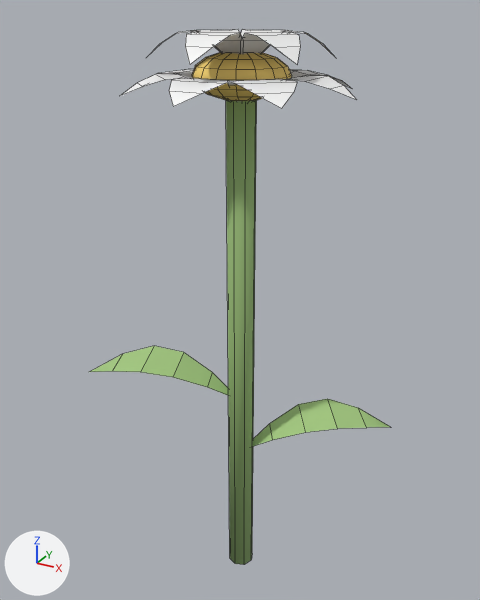
One commit to the Blender file assets/game-assets/GardenFlower.blend: the scene before it, then after it.
The view is the same before and after, from a 50 mm lens placed at (0.228, -0.417, 0.47), pointed at (-0.008, 0.013, 0.255). Lighting does not change. The marker at lower left points along +X, +Y and +Z. The first picture is the older version. Mesh edges are drawn as thin lines.

Names of what the first picture shows: 'GardenFlower_Center', 'GardenFlower_Leaves', 'GardenFlower_Petals', 'GardenFlower_Stem'.
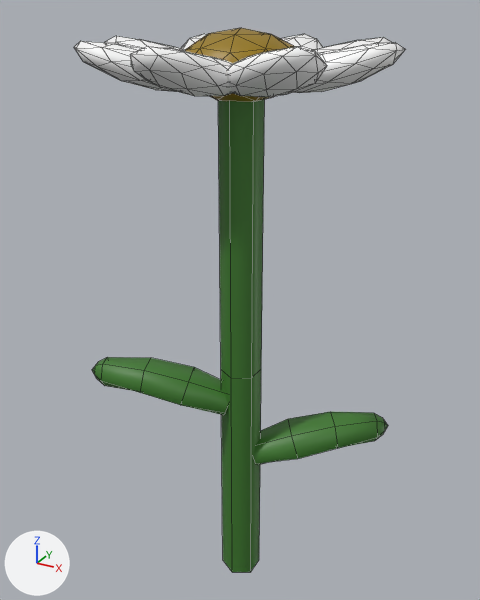
Pixel boxes [x1, y1, x2, y2] of what changed, in the pictures (480 x 600 px; the box of a moved part takes in the faces that stretch with it):
'GardenFlower_Stem', recoloured, reshaped (50% wider): before [226, 100, 257, 565]; after [218, 99, 265, 572]
'GardenFlower_Petals', reshaped (40% wider, 20% shorter): before [121, 29, 357, 108]; after [74, 34, 405, 97]
'GardenFlower_Leaves', recoloured, reshaped (8% taller): before [90, 346, 390, 446]; after [92, 357, 388, 465]
'GardenFlower_Center', recoloured, reshaped: before [192, 53, 291, 101]; after [185, 28, 294, 102]
part 2 of me_gardenflower_leaves_mesh, rebuilt (12% taller): before [253, 399, 390, 446]; after [253, 412, 388, 465]
part 3 of me_gardenflower_leaves_mesh, rebuilt: before [90, 346, 228, 395]; after [92, 357, 228, 415]
part 5 of me_gardenflower_petals_mesh, moved or reshaped: before [121, 29, 357, 108]; after [74, 34, 405, 97]

Edits to the bpy script that builds the scene:
```text
Change mat_material_gardenflower_stem:
    mat_material_gardenflower_stem.base_color: (0.31, 0.49, 0.18) -> (0.0483, 0.195, 0.0257)  # green #97ba76 -> dark green #3e7a2c
Change mat_material_gardenflower_leaf:
    mat_material_gardenflower_leaf.base_color: (0.38, 0.6, 0.22) -> (0.0483, 0.195, 0.0257)  # green #a6cb81 -> dark green #3e7a2c
Change mat_material_gardenflower_center:
    mat_material_gardenflower_center.base_color: (0.95, 0.67, 0.16) -> (0.302, 0.186, 0.0)  # yellow #f9d66f -> yellow #957700
Change me_gardenflower_stem_mesh:
    used by ob_gardenflower_stem; location = (0.0, 0.0, 0.21)
    remove me_gardenflower_stem_mesh.from_pydata(...)  # 16 vertices, 10 faces; spans x -0.011..0.011, y -0.011..0.011, z -0.21..0.21
    add me_gardenflower_stem_mesh.from_pydata(...)  # 18 vertices, 12 faces; spans x -0.015..0.015, y -0.017..0.017, z -0.215..0.208
    me_gardenflower_stem_mesh part 1: the whole mesh is rebuilt
Change me_gardenflower_leaves_mesh:
    used by ob_gardenflower_leaves; location = (0.0, 0.0, 0.0)
    remove me_gardenflower_leaves_mesh.from_pydata(...)  # 24 vertices, 10 faces; spans x -0.121..0.11, y -0.052..0.07, z 0.12..0.205
    add me_gardenflower_leaves_mesh.from_pydata(...)  # 62 vertices, 60 faces; spans x -0.118..0.107, y -0.053..0.072, z 0.109..0.2
    me_gardenflower_leaves_mesh part 2: the loose piece of 12 vertices spanning x 0.0..0.11, y 0.0..0.07, z 0.12..0.155 is rebuilt with 31 vertices and now spans x 0.002..0.107, y -0.007..0.072, z 0.109..0.15
    me_gardenflower_leaves_mesh part 3: the loose piece of 12 vertices spanning x -0.121..0.0, y -0.052..0.002, z 0.17..0.205 is rebuilt with 31 vertices and now spans x -0.118..-0.003, y -0.053..0.01, z 0.159..0.2
    me_gardenflower_leaves_mesh part 4: the surface is now shaded smooth
Change me_gardenflower_petals_mesh:
    used by ob_gardenflower_petals; location = (0.0, 0.0, 0.0)
    remove me_gardenflower_petals_mesh.from_pydata(...)  # 196 vertices, 84 faces; spans x -0.083..0.083, y -0.083..0.083, z 0.405..0.456
    add me_gardenflower_petals_mesh.from_pydata(...)  # 336 vertices, 640 faces; spans x -0.109..0.109, y -0.109..0.109, z 0.419..0.451
    me_gardenflower_petals_mesh part 5: 196 vertices removed from x -0.083..0.083, y -0.083..0.083, z 0.405..0.456; 336 vertices added at x -0.109..0.109, y -0.109..0.109, z 0.419..0.451
    me_gardenflower_petals_mesh part 6: the surface is now shaded smooth
Change me_gardenflower_center_mesh:
    used by ob_gardenflower_center; location = (0.0, 0.0, 0.428); scale = (1.0, 1.0, 0.48)
    remove me_gardenflower_center_mesh.from_pydata(...)  # 114 vertices, 128 faces; spans x -0.034..0.034, y -0.034..0.034, z -0.034..0.034
    add me_gardenflower_center_mesh.from_pydata(...)  # 42 vertices, 80 faces; spans x -0.0399..0.0399, y -0.042..0.042, z -0.0375..0.0625
    me_gardenflower_center_mesh part 7: the whole mesh is rebuilt
```
